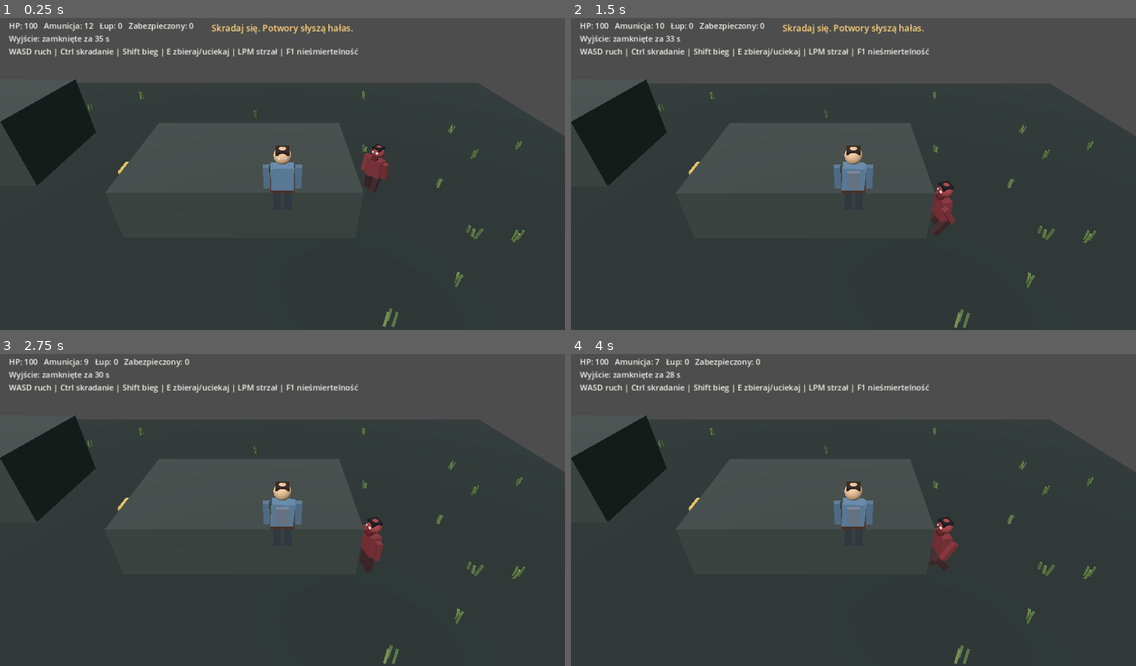
Above: before the commit, frames 1-4 (two rows, left to right).
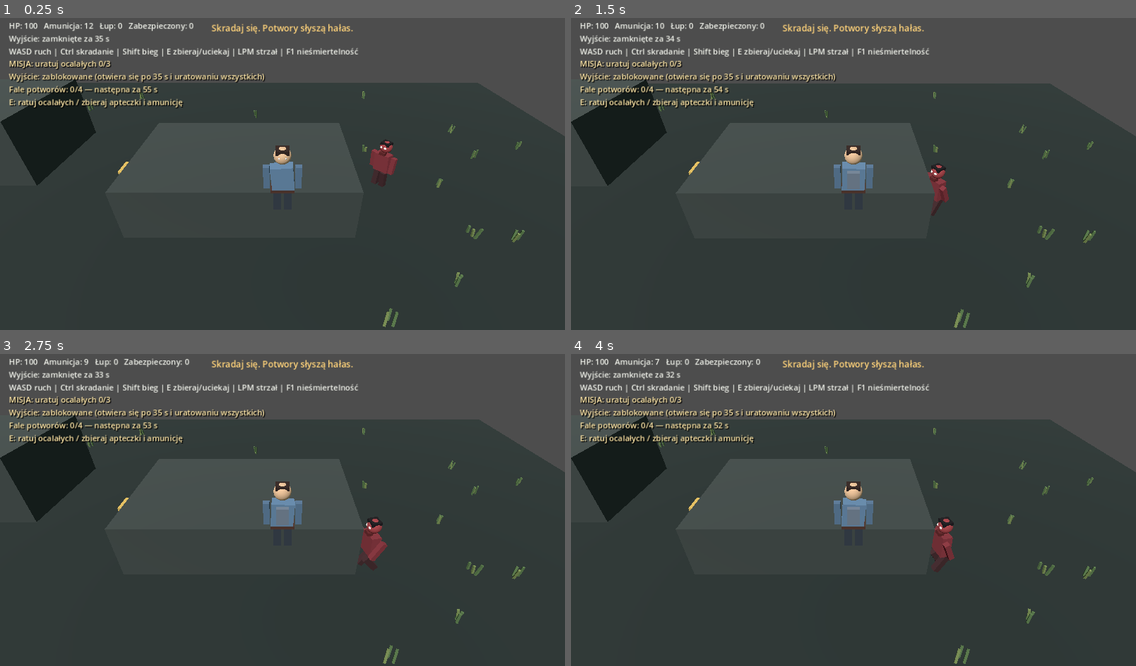
Above: after the commit, the same moments.

Repository: SansDoritos1337/Gameofsurvivals
Game: Godot game, scene res://scenes/Main.tscn
Two runs of this game, one before a commit and one after it. Both use one fixed random seed, a clock stepped at 60 frames per second and the inputs below.
Inputs (mouse positions are in pixels of both pictures, inside the frame that each line leads up to):
- Up to frame 1 (0.25 s): no input
- Up to frame 2 (1.5 s): tap Enter at 0.5 s; move the mouse to (881, 170) at 0.52 s; hold E 0.53-1.28 s; hold W from 0.53 s (still down); click (881, 170) at 0.67 s; move the mouse to (825, 174) at 1.27 s; tap E at 1.35 s; click (825, 174) at 1.42 s
- Up to frame 3 (2.75 s): keep holding W; move the mouse to (293, 500) at 2.02 s; hold Ctrl from 2.03 s (still down); click (293, 500) at 2.17 s; tap E at 2.3 s
- Up to frame 4 (4 s): keep holding W; move the mouse to (847, 513) at 2.77 s; release Ctrl at 2.78 s; tap Shift at 2.85 s; click (847, 513) at 2.92 s; tap E at 3.05 s; move the mouse to (893, 510) at 3.52 s; hold E from 3.53 s (still down); tap R at 3.6 s; click (893, 510) at 3.67 s

The runs differ from the first frame. In frame 1, 2.1% of the frame differs, in the area x 1-71%, y 13-56%; in frame 2, 2.2%, in the area x 1-68%, y 5-70%; in frame 3, 2.0%; in frame 4, 2.1%.

Commit message:
Expand HUSH with survivor rescue, supplies, night lighting, and monster waves

Diff:
--- a/scenes/Main.tscn
+++ b/scenes/Main.tscn
@@ -1,6 +1,6 @@
 [gd_scene load_steps=3 format=3]
 
-[ext_resource type="Script" path="res://scripts/Main.gd" id="1"]
+[ext_resource type="Script" path="res://scripts/ExpandedMain.gd" id="1"]
 [ext_resource type="Script" path="res://scripts/ThirdPersonCamera.gd" id="2"]
 
 [node name="Main" type="Node3D"]
--- /dev/null
+++ b/scripts/ExpandedMain.gd
@@ -0,0 +1,257 @@
+extends "res://scripts/Main.gd"
+
+const RESCUE_DISTANCE := 2.4
+const PICKUP_DISTANCE := 2.0
+const DAY_LENGTH := 180.0
+
+var rescue_targets: Array[Node3D] = []
+var rescued_followers: Array[Node3D] = []
+var campaign_pickups: Array[Dictionary] = []
+var rescued_count := 0
+var wave_number := 0
+var next_wave_time := 55.0
+var interact_was_down := false
+var directional_sun: DirectionalLight3D
+var world_environment: WorldEnvironment
+var mission_label: Label
+var pickup_cooldown := 0.0
+
+func _ready() -> void:
+    super._ready()
+    directional_sun = _find_sun()
+    var environment_node := get_node_or_null("WorldEnvironment")
+    if environment_node is WorldEnvironment:
+        world_environment = environment_node
+    _setup_rescue_mission()
+    _setup_campaign_pickups()
+    _setup_lighting()
+    _create_mission_hud()
+
+# Main.gd used to call _physics_process from both callbacks. This override makes the
+# inherited survival/game update run exactly once per physics frame.
+func _process(_delta: float) -> void:
+    pass
+
+func _physics_process(delta: float) -> void:
+    super._physics_process(delta)
+    if game_over or extracted:
+        return
+
+    pickup_cooldown = maxf(0.0, pickup_cooldown - delta)
+    _update_rescue_followers(delta)
+    _update_campaign_interaction()
+    _update_campaign_waves()
+    _update_day_night()
+    _update_mission_hud()
+
+func _find_sun() -> DirectionalLight3D:
+    for child in get_children():
+        if child is DirectionalLight3D:
+            return child as DirectionalLight3D
+    return null
+
+func _setup_rescue_mission() -> void:
+    # Turn the original nearby survivor into the first rescue objective.
+    var first_survivor := get_node_or_null("Ocalały") as Node3D
+    if first_survivor != null:
+        first_survivor.set_meta("rescued", false)
+        rescue_targets.append(first_survivor)
+        var first_tag := first_survivor.get_node_or_null("Label3D") as Label3D
+        if first_tag != null:
+            first_tag.text = "OCALAŁY — E: URATUJ"
+
+    _spawn_rescue_survivor(Vector3(7.0, 0.0, 3.0), Color("557e62"), "OCALAŁY 2")
+    _spawn_rescue_survivor(Vector3(-8.0, 0.0, 2.0), Color("766b9c"), "OCALAŁY 3")
+
+func _spawn_rescue_survivor(position: Vector3, shirt_color: Color, display_name: String) -> void:
+    var survivor := Node3D.new()
+    survivor.name = "RescueTarget%d" % rescue_targets.size()
+    survivor.position = position
+    survivor.set_meta("rescued", false)
+    add_child(survivor)
+    _create_human_model(survivor, shirt_color, Color("d9b08a"), Color("30221c"), Color("f5f4ee"), false)
+    var tag := Label3D.new()
+    tag.name = "RescueLabel"
+    tag.text = display_name + " — E: URATUJ"
+    tag.position = Vector3(0, 2.3, 0)
+    tag.font_size = 24
+    tag.modulate = Color("fff0c4")
+    tag.billboard = BaseMaterial3D.BILLBOARD_ENABLED
+    survivor.add_child(tag)
+    rescue_targets.append(survivor)
+
+func _setup_campaign_pickups() -> void:
+    _spawn_campaign_pickup(Vector3(8.0, 0.0, -3.0), "medkit", "APTECZKA", Color("bd554b"))
+    _spawn_campaign_pickup(Vector3(-9.0, 0.0, -8.0), "ammo", "AMUNICJA", Color("d2ad54"))
+    _spawn_campaign_pickup(Vector3(3.0, 0.0, 8.0), "medkit", "APTECZKA", Color("bd554b"))
+    _spawn_campaign_pickup(Vector3(16.0, 0.0, -4.0), "ammo", "AMUNICJA", Color("d2ad54"))
+    _spawn_campaign_pickup(Vector3(-18.0, 0.0, 5.0), "supplies", "ZAPASY", Color("718b61"))
+
+func _spawn_campaign_pickup(position: Vector3, kind: String, title: String, color: Color) -> void:
+    var pickup := Node3D.new()
+    pickup.name = "Pickup_" + kind
+    pickup.position = position
+    add_child(pickup)
+    _create_box(pickup, "Crate", Vector3(0.8, 0.65, 0.8), Vector3(0, 0.38, 0), color, false)
+    var marker := _create_box(pickup, "Marker", Vector3(0.18, 0.18, 0.84), Vector3(0, 0.38, 0), Color("eee7ce"), false)
+    marker.rotation.y = PI / 4.0
+    var tag := Label3D.new()
+    tag.text = title
+    tag.position = Vector3(0, 1.15, 0)
+    tag.font_size = 20
+    tag.modulate = Color("fff1c8")
+    tag.billboard = BaseMaterial3D.BILLBOARD_ENABLED
+    pickup.add_child(tag)
+    campaign_pickups.append({"node": pickup, "kind": kind, "taken": false})
+
+func _create_mission_hud() -> void:
+    var canvas := get_node_or_null("CanvasLayer") as CanvasLayer
+    if canvas == null:
+        canvas = CanvasLayer.new()
+        add_child(canvas)
+    mission_label = Label.new()
+    mission_label.position = Vector2(20, 102)
+    mission_label.add_theme_font_size_override("font_size", 18)
+    mission_label.add_theme_color_override("font_color", Color("ffe7a7"))
+    mission_label.add_theme_color_override("font_shadow_color", Color(0, 0, 0, 0.9))
+    mission_label.add_theme_constant_override("shadow_offset_x", 2)
+    mission_label.add_theme_constant_override("shadow_offset_y", 2)
+    canvas.add_child(mission_label)
+
+func _update_campaign_interaction() -> void:
+    var pressed := Input.is_key_pressed(KEY_E)
+    if pressed and not interact_was_down:
+        if not _try_rescue_nearest():
+            _try_pickup_nearest()
+    interact_was_down = pressed
+
+func _try_rescue_nearest() -> bool:
+    var nearest: Node3D = null
+    var nearest_distance := RESCUE_DISTANCE
+    for survivor in rescue_targets:
+        if not is_instance_valid(survivor) or bool(survivor.get_meta("rescued", false)):
+            continue
+        var distance := _flat_distance(player.global_position, survivor.global_position)
+        if distance < nearest_distance:
+            nearest = survivor
+            nearest_distance = distance
+    if nearest == null:
+        return false
+
+    nearest.set_meta("rescued", true)
+    rescued_count += 1
+    rescued_followers.append(nearest)
+    var tag := nearest.get_node_or_null("RescueLabel") as Label3D
+    if tag != null:
+        tag.text = "URATOWANY"
+        tag.modulate = Color("a9f0b0")
+    else:
+        var original_tag := nearest.get_node_or_null("Label3D") as Label3D
+        if original_tag != null:
+            original_tag.text = "URATOWANY"
+            original_tag.modulate = Color("a9f0b0")
+    _show_toast("Uratowano ocalałego! (%d/3). Podąża za tobą." % rescued_count)
+    return true
+
+func _try_pickup_nearest() -> void:
+    if pickup_cooldown > 0.0:
+        return
+    var nearest_index := -1
+    var nearest_distance := PICKUP_DISTANCE
+    for index in range(campaign_pickups.size()):
+        var pickup: Dictionary = campaign_pickups[index]
+        if bool(pickup["taken"]):
+            continue
+        var node := pickup["node"] as Node3D
+        if not is_instance_valid(node):
+            continue
+        var distance := _flat_distance(player.global_position, node.global_position)
+        if distance < nearest_distance:
+            nearest_index = index
+            nearest_distance = distance
+    if nearest_index < 0:
+        return
+
+    var pickup: Dictionary = campaign_pickups[nearest_index]
+    pickup["taken"] = true
+    var pickup_node := pickup["node"] as Node3D
+    if is_instance_valid(pickup_node):
+        pickup_node.queue_free()
+    match String(pickup["kind"]):
+        "medkit":
+            var old_health := player_health
+            player_health = mini(100, player_health + 35)
+            _show_toast("Apteczka: +%d HP." % (player_health - old_health))
+        "ammo":
+            ammo += 8
+            _show_toast("Zebrano amunicję: +8 naboi.")
+        "supplies":
+            loot += 2
+            _show_toast("Zebrano zapasy: +2 łupu.")
+    pickup_cooldown = 0.45
+
+func _update_rescue_followers(delta: float) -> void:
+    for index in range(rescued_followers.size()):
+        var follower := rescued_followers[index] as Node3D
+        if not is_instance_valid(follower):
+            continue
+        var side := -1.0 if index % 2 == 0 else 1.0
+        var row := float(index / 2)
+        var local_offset := Vector3(side * 1.3, 0.0, 2.2 + row * 1.2)
+        var target_position: Vector3 = player.global_position + player.global_transform.basis * local_offset
+        target_position.y = 0.0
+        follower.global_position = follower.global_position.lerp(target_position, minf(delta * 2.8, 1.0))
+        var direction := player.global_position - follower.global_position
+        direction.y = 0.0
+        if direction.length_squared() > 0.05:
+            follower.rotation.y = atan2(direction.x, direction.z)
+        _animate_character(follower, follower.global_position.distance_to(target_position) > 0.25)
+
+func _update_campaign_waves() -> void:
+    if elapsed < next_wave_time or wave_number >= 4:
+        return
+    wave_number += 1
+    next_wave_time += 50.0
+    var spawn_points := [Vector3(-21, 0, -20), Vector3(21, 0, -18), Vector3(-20, 0, 20), Vector3(20, 0, 20)]
+    var count := 1 if wave_number == 4 else 2
+    for index in range(count):
+        var spawn_position: Vector3 = spawn_points[(wave_number + index) % spawn_points.size()]
+        _spawn_enemy(spawn_position)
+        if wave_number == 4 and not enemies.is_empty():
+            var boss: CharacterBody3D = enemies[enemies.size() - 1]["node"]
+            if is_instance_valid(boss):
+                boss.scale = Vector3(1.45, 1.45, 1.45)
+                enemies[enemies.size() - 1]["speed"] = 3.2
+    _show_toast("Nadciąga fala potworów #%d!" % wave_number)
+
+func _setup_lighting() -> void:
+    var lamp_positions := [Vector3(-8, 0, -2), Vector3(7, 0, 1), Vector3(0, 0, 7), Vector3(16, 0, 4), Vector3(-17, 0, 8)]
+    for lamp_position in lamp_positions:
+        _create_lamp(lamp_position)
+
+func _create_lamp(position: Vector3) -> void:
+    _create_box(self, "StreetLampPole", Vector3(0.16, 3.0, 0.16), position + Vector3(0, 1.5, 0), Color("343b39"), false)
+    _create_sphere(self, "StreetLampGlow", 0.22, position + Vector3(0, 3.05, 0), Color("f4d58b"))
+    var light := OmniLight3D.new()
+    light.position = position + Vector3(0, 2.9, 0)
+    light.light_color = Color("ffd995")
+    light.light_energy = 0.7
+    light.omni_range = 7.0
+    add_child(light)
+
+func _update_day_night() -> void:
+    if directional_sun == null:
+        return
+    var phase := fposmod(elapsed, DAY_LENGTH) / DAY_LENGTH
+    var daylight := 0.5 + 0.5 * cos(phase * TAU)
+    directional_sun.light_energy = 0.12 + daylight * 1.08
+    if world_environment != null and world_environment.environment != null:
+        world_environment.environment.ambient_light_energy = 0.12 + daylight * 0.45
+        world_environment.environment.ambient_light_color = Color("667384").lerp(Color("9ba9a5"), daylight)
+
+func _update_mission_hud() -> void:
+    if mission_label == null:
+        return
+    var exit_status := "otwarte" if extract_open else "zablokowane"
+    var time_left := maxi(0, int(ceil(next_wave_time - elapsed)))
+    mission_label.text = "MISJA: uratuj ocalałych %d/3\nWyjście: %s (otwiera się po 35 s i uratowaniu wszystkich)\nFale potworów: %d/4 — następna za %d s\nE: ratuj ocalałych / zbieraj apteczki i amunicję" % [rescued_count, exit_status, wave_number, time_left]
--- a/scripts/ThirdPersonCamera.gd
+++ b/scripts/ThirdPersonCamera.gd
@@ -7,15 +7,22 @@
 var distance := 7.0
 var min_pitch := -20.0
 var max_pitch := 30.0
+var rotating := false
 
 func _ready() -> void:
     process_priority = 10
-    Input.mouse_mode = Input.MOUSE_MODE_CAPTURED
+    Input.mouse_mode = Input.MOUSE_MODE_VISIBLE
 
 func _input(event: InputEvent) -> void:
-    if event is InputEventMouseMotion and Input.is_mouse_button_pressed(MOUSE_BUTTON_RIGHT):
+    if event is InputEventMouseButton and event.button_index == MOUSE_BUTTON_RIGHT:
+        rotating = event.pressed
+        get_viewport().set_input_as_handled()
+    elif event is InputEventMouseMotion and rotating:
         yaw -= event.relative.x * 0.005
-        pitch = clamp(pitch - event.relative.y * 0.005, min_pitch, max_pitch)
+        pitch = clampf(pitch - event.relative.y * 0.005, min_pitch, max_pitch)
+    elif event is InputEventKey and event.pressed and event.keycode == KEY_ESCAPE:
+        rotating = false
+        Input.mouse_mode = Input.MOUSE_MODE_VISIBLE
 
 func _process(_delta: float) -> void:
     if player == null:
@@ -26,8 +33,7 @@
         return
 
     var target := player.global_position + Vector3(0.0, 1.3, 0.0)
-    var offset := Vector3(0.0, 0.0, distance)
-    offset = offset.rotated(Vector3.UP, yaw)
+    var offset := Vector3(0.0, 0.0, distance).rotated(Vector3.UP, yaw)
     offset.y = 3.0 + pitch * 0.15
     game_camera.global_position = target + offset
     game_camera.look_at(target, Vector3.UP)
